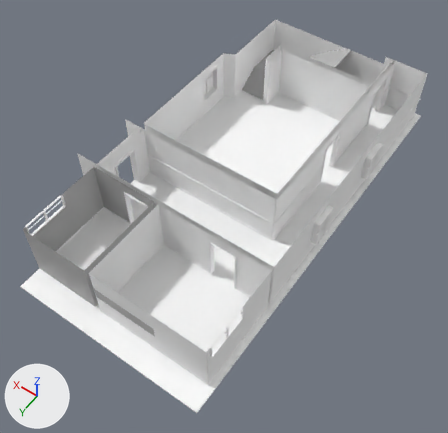
Two versions of the FBX model Editor/Assets/IronWrought/Mesh/Environment/Cabin_Level/Cabin_lv1.fbx, one commit apart.
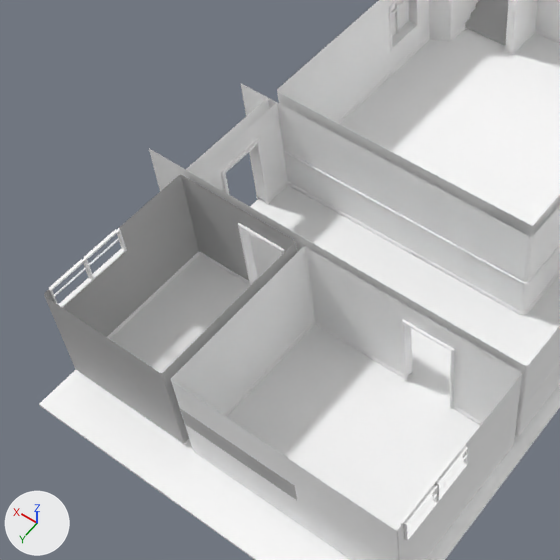
There are two pictures of each version: one whole from a 50 mm camera at (-13.29, 5.54, 19.86) aimed at (-3.99, -7.48, -0.59), one close up on the part from 0% to 65% of the width and 18% to 85% of the height. Lighting does not change. The marker at lower left points along +X, +Y and +Z. Where no turn or scale is listed for an object, it has been applied to the vertices. Vertices at the same position are counted once.

Before the edit, the objects in view are built like this:
```python
me_mesh = bpy.data.meshes.new('Mesh')
me_mesh.from_pydata(...)  # 2888 vertices, 2379 faces; spans x -8.2..1.0, y -16.8..0.5, z -1.9..2.5
# faces by material slot: [63, 279, 1671, 230, 38, 2, 96]
me_mesh.materials.append(mat_lambert1)  # grey #bcbcbc
me_mesh.materials.append(mat_tapestry_wall)  # its picture is missing
me_mesh.materials.append(mat_wood_flat)  # its picture is missing
me_mesh.materials.append(mat_wall_tiles)  # its picture is missing
me_mesh.materials.append(mat_bathroom_tiles)  # grey #bcbcbc
me_mesh.materials.append(mat_kitchen_tiles)  # grey #bcbcbc
me_mesh.materials.append(mat_woodfloor)  # its picture is missing
ob_cabin_lv1 = bpy.data.objects.new('cabin_lv1', me_mesh)
ob_cabin_lv1.location = (0.0, -0.5, 0.0)
```
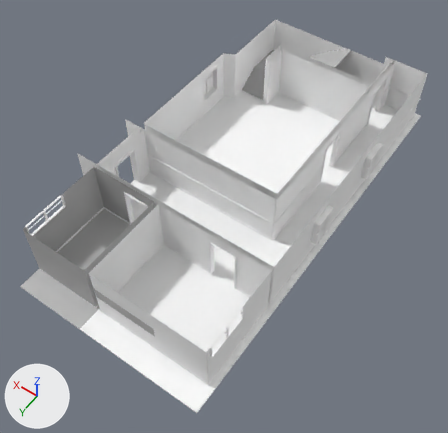
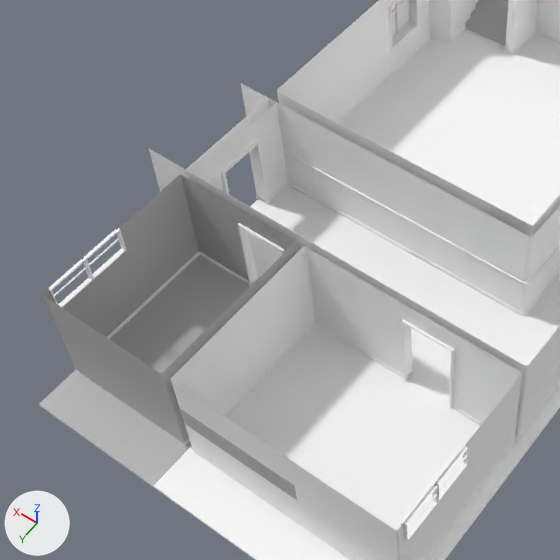
Pixel boxes (x1, y1, x2, y2) of what changed, in the close-ups (560 x 560 px):
part 1 of me_mesh, built on
    both: (116, 34, 560, 518)
part 2 of me_mesh, recoloured (white to grey)
    both: (39, 255, 253, 459)

Patch to the scene script:
```diff
--- a/Editor/Assets/IronWrought/Mesh/Environment/Cabin_Level/Cabin_lv1.fbx.py
+++ b/Editor/Assets/IronWrought/Mesh/Environment/Cabin_Level/Cabin_lv1.fbx.py
@@ mat_bathroom_floor @@
+mat_bathroom_floor = principled_material('bathroom_floor')
+mat_bathroom_floor.base_color = (0.5, 0.5, 0.5)  # grey #bcbcbc
+mat_bathroom_floor.roughness = 0.749
@@ me_mesh @@
 # used by ob_cabin_lv1; location = (0.0, -0.5, 0.0)
-me_mesh.from_pydata(...)  # 2888 vertices, 2379 faces; spans x -8.2..1.0, y -16.8..0.5, z -1.9..2.5
+me_mesh.from_pydata(...)  # 2900 vertices, 2391 faces; spans x -8.2..1.0, y -16.8..0.5, z -1.9..2.5
+# me_mesh part 1
+# 12 faces are deleted
+# 12 new vertices lie (1.1, 0.0, 0.0) away from vertices in x -4.1, y -14.4..0.5, z -0.1..0.0
+# 1 new face joins them, mat_bathroom_floor (grey #bcbcbc)
+# 23 new faces join them, mat_woodfloor (its picture is missing)
+# me_mesh part 2: 1 face spanning x -2.1..0.0, y -4.2..0.5, z 0.0 switches from mat_woodfloor (its picture is missing) to mat_bathroom_floor (grey #bcbcbc)
 me_mesh.materials.append(mat_lambert1)
@@ me_mesh @@
 me_mesh.materials.append(mat_woodfloor)
+me_mesh.materials.append(mat_bathroom_floor)  # grey #bcbcbc
```
